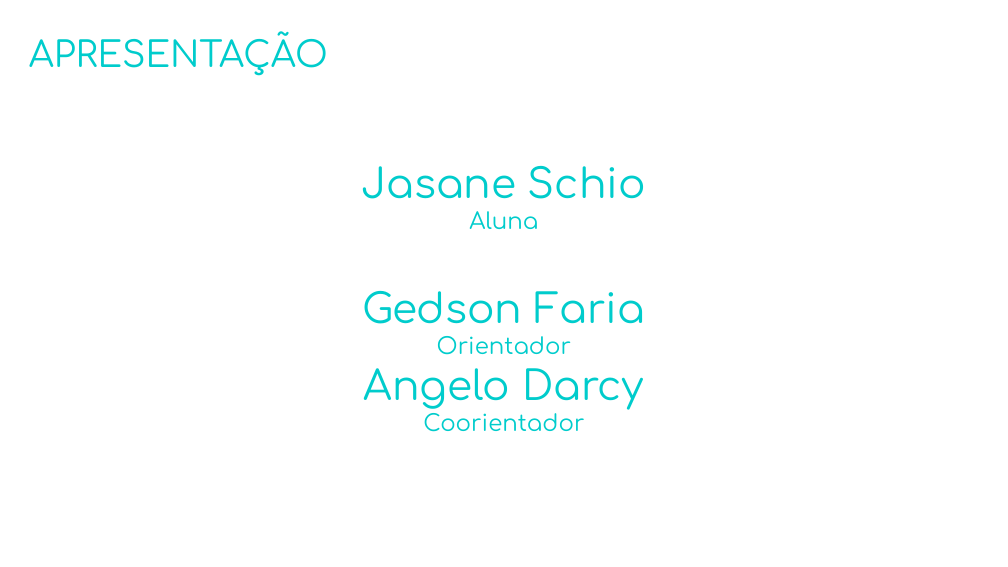
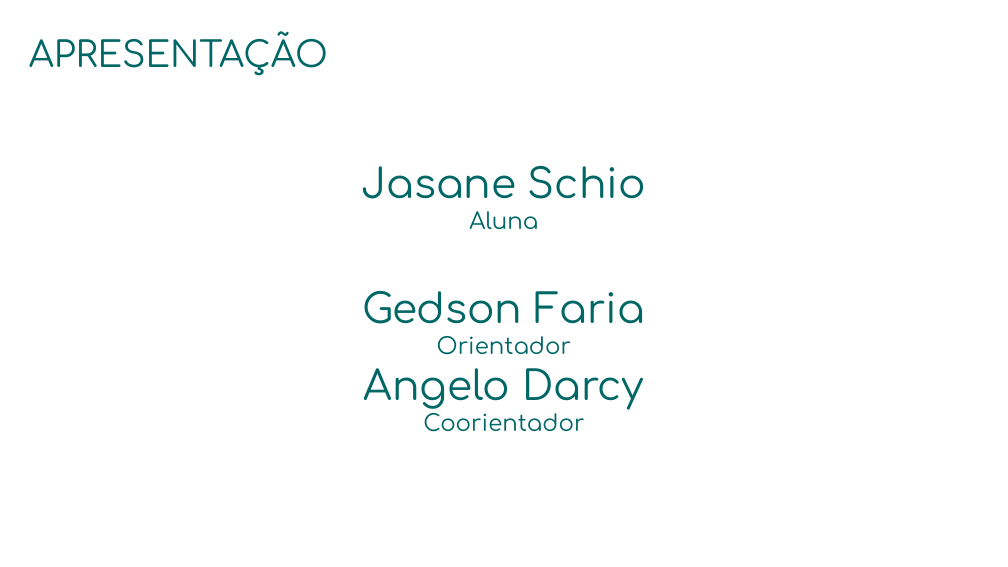
Before and after one commit to CoderSquirrel/SCIMM_LATEX, a slide deck: slide 2 of apr.odp. Drawn at 1008x567 pixels with LibreOffice and Linux fonts; fonts in the diff are those of the drawing; background and template pictures are left out. Boxes give left, top, right and bottom in pixels: in the first picture for what was removed or moved away, otherwise in the second. Text is boxed around its words. In the diff, an @@ line names an element or a change of style, - is before the commit and + after.

```diff
--- a/apr.odp
+++ b/apr.odp
@@ title "APRESENTAÇÃO" at (x1=29, y1=31, x2=328, y2=76): text colour #00CCCC to #006666 @@
@@ subtitle "Jasane Schio" at (x1=362, y1=166, x2=646, y2=432): text colour #00CCCC to #006666 @@
```
Also in this commit, not shown: 1 slide added, 11 other files.
